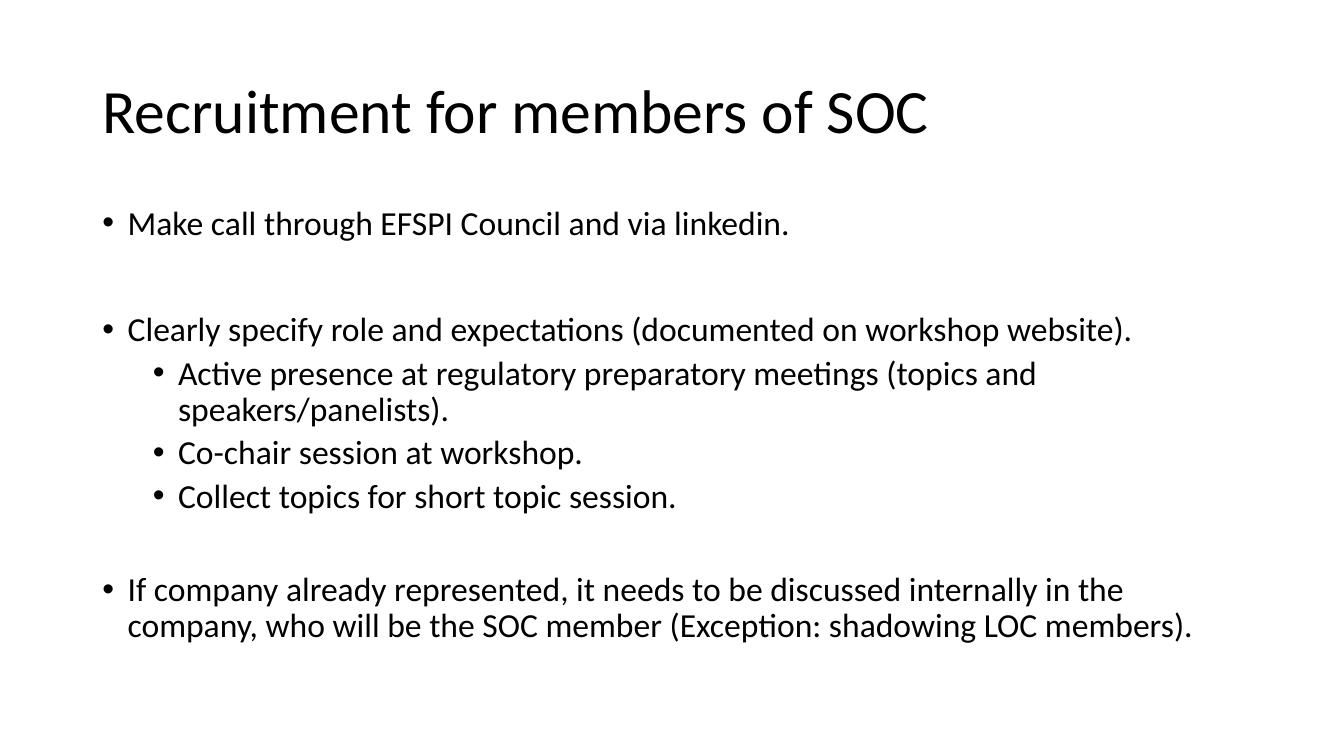
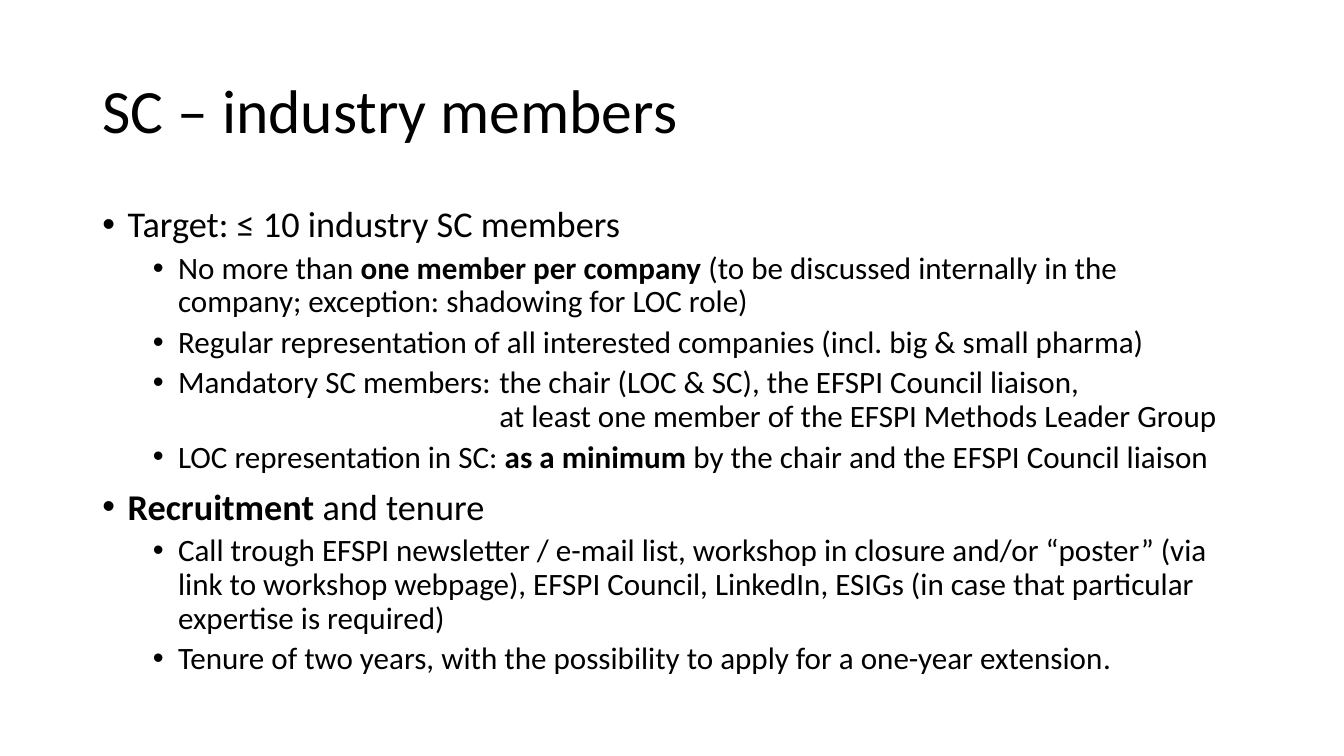
Before and after one commit to efspieurope/workshop, a slide deck: slide 13 of data/EFSPI_Workshop_Principles_SciCom.pptx (slide 4 before the commit). Drawn at 1344x756 pixels with LibreOffice and Linux fonts; fonts in the diff are those of the drawing. Boxes give left, top, right and bottom in pixels: in the first picture for what was removed or moved away, otherwise in the second. Text is boxed around its words. In the diff, an @@ line names an element or a change of style, - is before the commit and + after.

```diff
--- a/data/EFSPI_Workshop_Principles_SciCom.pptx
+++ b/data/EFSPI_Workshop_Principles_SciCom.pptx
@@ title at bbox=[102, 90, 677, 143]: text changed @@
-Recruitment for members of SOC
+SC – industry members
@@ text at bbox=[128, 211, 1216, 674]: text changed; size 24 to 22.2 pt @@
-• Make call through EFSPI Council and via linkedin.
-• Clearly specify role and expectations (documented on workshop website).
-  • Active presence at regulatory preparatory meetings (topics and speakers/panelists).
-  • Co-chair session at workshop.
-  • Collect topics for short topic session.
-• If company already represented, it needs to be discussed internally in the company, who will be the SOC member (Exception: shadowing LOC members).
+• Target: ≤ 10 industry SC members
+  • No more than one member per company (to be discussed internally in the company; exception: shadowing for LOC role)
+  • Regular representation of all interested companies (incl. big & small pharma)
+  • Mandatory SC members: the chair (LOC & SC), the EFSPI Council liaison,
+    at least one member of the EFSPI Methods Leader Group
+  • LOC representation in SC: as a minimum by the chair and the EFSPI Council liaison
+• Recruitment and tenure
+  • Call trough EFSPI newsletter / e-mail list, workshop in closure and/or “poster” (via link to workshop webpage), EFSPI Council, LinkedIn, ESIGs (in case that particular expertise is required)
+  • Tenure of two years, with the possibility to apply for a one-year extension.
```
Also in this commit, not shown: 5 other slides changed, 9 slides added, 1 slide removed, 5 other files.
